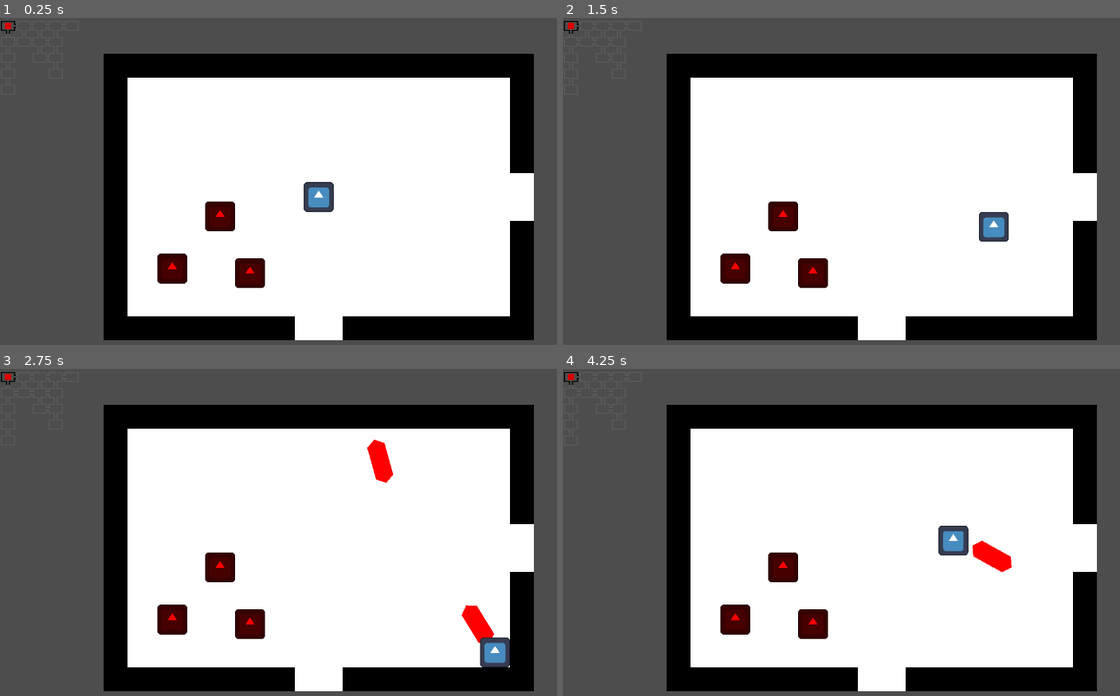
Above: before the commit, frames 1-4 (two rows, left to right).
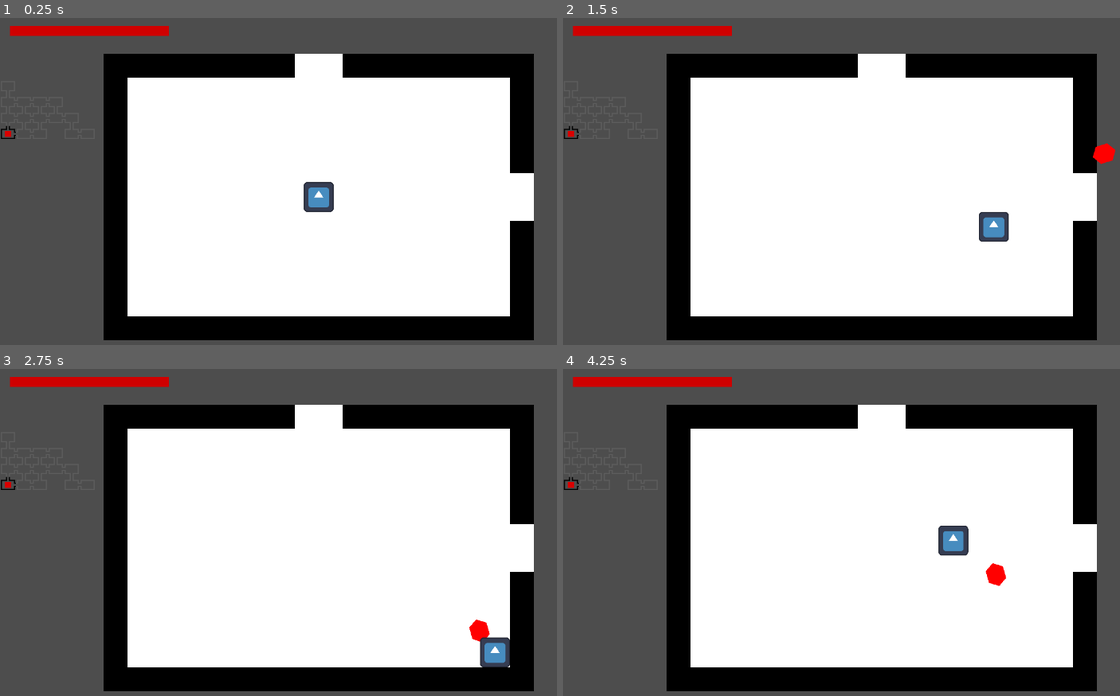
Above: after the commit, the same moments.

Repository: Marcim2489/jam-crie-games
Game: Godot game, scene res://cenas/main.tscn
The game is run twice, just before and just after one commit, with the same random seed, the same clock (stepped at 60 frames per second) and the same inputs. The engine's default icon, where the game draws it, is replaced by a stand-in: a white triangle on a blue panel in a dark square.
Inputs (mouse positions are in pixels of both pictures, inside the frame that each line leads up to):
- Up to frame 1 (0.25 s): no input
- Up to frame 2 (1.5 s): tap Enter at 0.5 s; move the mouse to (1019, 178) at 0.52 s; press the mouse at (1019, 178) at 0.53 s; hold Right (ui_right) 0.53-1.28 s; move the mouse to (752, 214) at 1.27 s; release the mouse at (752, 214) at 1.28 s; hold Down (ui_down) from 1.28 s (still down); click (752, 214) at 1.35 s
- Up to frame 3 (2.75 s): move the mouse to (384, 470) at 2.02 s; release Down (ui_down) at 2.03 s; press the mouse at (384, 470) at 2.03 s; hold Right (ui_right) from 2.03 s (still down)
- Up to frame 4 (4.25 s): move the mouse to (852, 620) at 2.77 s; release Right (ui_right) at 2.78 s; release the mouse at (852, 620) at 2.78 s; hold Up (ui_up) 2.78-3.53 s; click (852, 620) at 2.85 s; move the mouse to (1075, 601) at 3.52 s; press the mouse at (1075, 601) at 3.53 s; hold Left (ui_left) from 3.53 s (still down)

The runs differ from the first frame. In frame 1, 3.7% of the frame differs, in the area x 0-62%, y 0-99%; in frame 2, 3.9%; in frame 3, 4.4%, in the area x 0-89%, y 0-99%; in frame 4, 4.3%.

Commit message:
boomerang

Diff:
--- /dev/null
+++ b/cenas/boomerang.tscn
@@ -0,0 +1,53 @@
+[gd_scene format=3 uid="uid://c5t7hnfexwugc"]
+
+[ext_resource type="Script" uid="uid://dw02q7wtanupu" path="res://scripts/boomerang.gd" id="1_luaxi"]
+[ext_resource type="Script" uid="uid://c6yoph065dhpl" path="res://scripts/hitbox.gd" id="2_jcky1"]
+
+[sub_resource type="CapsuleShape2D" id="CapsuleShape2D_wx7i4"]
+radius = 6.0
+height = 14.0
+
+[node name="boomerang" type="CharacterBody2D" unique_id=1372900184 node_paths=PackedStringArray("voltarTimer", "lifeTimer", "detectorCenario", "hitbox")]
+script = ExtResource("1_luaxi")
+voltarTimer = NodePath("boomerangTimer")
+desaceleracao = 6000
+aceleracao = 10
+lifeTimer = NodePath("lifetimer")
+detectorCenario = NodePath("detector")
+hitbox = NodePath("hitbox")
+
+[node name="CollisionShape2D" type="CollisionShape2D" parent="." unique_id=1004631311]
+rotation = 1.5707964
+shape = SubResource("CapsuleShape2D_wx7i4")
+disabled = true
+
+[node name="Polygon2D" type="Polygon2D" parent="." unique_id=593141703]
+color = Color(1, 0, 0, 1)
+polygon = PackedVector2Array(4, -6, 8, 0, 4, 6, -4, 6, -8, 0, -4, -6)
+
+[node name="boomerangTimer" type="Timer" parent="." unique_id=293601230]
+wait_time = 0.33
+one_shot = true
+autostart = true
+
+[node name="lifetimer" type="Timer" parent="." unique_id=2084839932]
+wait_time = 1.5
+one_shot = true
+autostart = true
+
+[node name="detector" type="Area2D" parent="." unique_id=1000655803]
+collision_layer = 0
+collision_mask = 2
+
+[node name="CollisionShape2D" type="CollisionShape2D" parent="detector" unique_id=1818323868]
+rotation = 1.5707964
+shape = SubResource("CapsuleShape2D_wx7i4")
+
+[node name="hitbox" type="CharacterBody2D" parent="." unique_id=433768110]
+collision_layer = 8
+collision_mask = 0
+script = ExtResource("2_jcky1")
+
+[node name="CollisionShape2D" type="CollisionShape2D" parent="hitbox" unique_id=671292788]
+rotation = 1.5707964
+shape = SubResource("CapsuleShape2D_wx7i4")
--- a/cenas/inimigo.tscn
+++ b/cenas/inimigo.tscn
@@ -4,8 +4,15 @@
 [ext_resource type="Script" uid="uid://f1cgsdkjwa8j" path="res://scripts/entidade.gd" id="1_l8wry"]
 [ext_resource type="Script" uid="uid://bawd3nipgriib" path="res://scripts/hurtbox.gd" id="3_g2cae"]
 [ext_resource type="Script" uid="uid://c6yoph065dhpl" path="res://scripts/hitbox.gd" id="4_n5rp5"]
+[ext_resource type="Script" uid="uid://6qd1h3du7wy1" path="res://scripts/life_bar.gd" id="5_i1cxn"]
 
 [sub_resource type="RectangleShape2D" id="RectangleShape2D_wx7i4"]
+
+[sub_resource type="StyleBoxFlat" id="StyleBoxFlat_dthrb"]
+bg_color = Color(0, 0, 0, 0)
+
+[sub_resource type="StyleBoxFlat" id="StyleBoxFlat_a2pcx"]
+bg_color = Color(0.77, 0, 0, 1)
 
 [node name="inimigo" type="CharacterBody2D" unique_id=1516495147 node_paths=PackedStringArray("hurtbox", "guardaProjetil")]
 collision_layer = 4
@@ -40,3 +47,16 @@
 
 [node name="CollisionShape2D" type="CollisionShape2D" parent="hitbox" unique_id=1440946783]
 shape = SubResource("RectangleShape2D_wx7i4")
+
+[node name="ProgressBar" type="ProgressBar" parent="." unique_id=1295056947 node_paths=PackedStringArray("source")]
+offset_left = -10.0
+offset_top = 11.0
+offset_right = 10.0
+offset_bottom = 13.0
+theme_override_styles/background = SubResource("StyleBoxFlat_dthrb")
+theme_override_styles/fill = SubResource("StyleBoxFlat_a2pcx")
+step = 1.0
+value = 50.0
+show_percentage = false
+script = ExtResource("5_i1cxn")
+source = NodePath("../hurtbox")
--- a/cenas/main.tscn
+++ b/cenas/main.tscn
@@ -61,6 +61,7 @@
 [node name="CanvasLayer" type="CanvasLayer" parent="." unique_id=736991143]
 
 [node name="minimap" type="Node2D" parent="CanvasLayer" unique_id=1479556611 node_paths=PackedStringArray("baseMap", "visibleMap", "playerIcon")]
+position = Vector2(0, 57)
 scale = Vector2(2, 2)
 script = ExtResource("4_bhvw8")
 baseMap = NodePath("basemap")
--- a/cenas/player.tscn
+++ b/cenas/player.tscn
@@ -3,13 +3,21 @@
 [ext_resource type="Texture2D" uid="uid://njubn7lqiskg" path="res://assets/icon.svg" id="1_8or6t"]
 [ext_resource type="Script" uid="uid://b5xtub1q7iims" path="res://scripts/player.gd" id="1_unwft"]
 [ext_resource type="Script" uid="uid://bawd3nipgriib" path="res://scripts/hurtbox.gd" id="3_kthid"]
+[ext_resource type="Script" uid="uid://6qd1h3du7wy1" path="res://scripts/life_bar.gd" id="4_xojfc"]
 
 [sub_resource type="RectangleShape2D" id="RectangleShape2D_wx7i4"]
+
+[sub_resource type="StyleBoxFlat" id="StyleBoxFlat_wx7i4"]
+bg_color = Color(0.11, 0.11, 0.11, 1)
+
+[sub_resource type="StyleBoxFlat" id="StyleBoxFlat_kthid"]
+bg_color = Color(0.81, 0, 0, 1)
 
 [node name="player" type="CharacterBody2D" unique_id=175035773 node_paths=PackedStringArray("ataqueCooldown", "hurtbox", "guardaProjetil")]
 collision_layer = 2
 script = ExtResource("1_unwft")
 ataqueCooldown = NodePath("ataque cooldown")
+velocidadeProjetil = 250
 hurtbox = NodePath("hurtbox")
 guardaProjetil = NodePath("O")
 
@@ -40,3 +48,18 @@
 [node name="imunidade" type="Timer" parent="." unique_id=1038680018]
 wait_time = 0.7
 one_shot = true
+
+[node name="CanvasLayer" type="CanvasLayer" parent="." unique_id=1324677102]
+
+[node name="life bar" type="ProgressBar" parent="CanvasLayer" unique_id=1421212248 node_paths=PackedStringArray("source")]
+offset_left = 20.0
+offset_top = 16.0
+offset_right = 339.0
+offset_bottom = 36.0
+theme_override_styles/background = SubResource("StyleBoxFlat_wx7i4")
+theme_override_styles/fill = SubResource("StyleBoxFlat_kthid")
+step = 1.0
+value = 50.0
+show_percentage = false
+script = ExtResource("4_xojfc")
+source = NodePath("../../hurtbox")
--- /dev/null
+++ b/scripts/boomerang.gd
@@ -0,0 +1,58 @@
+extends Projetil
+class_name Boomerang
+
+@export var voltarTimer : Timer
+@export var desaceleracao : int = 4000
+@export var velocidadeMov : int = 60
+@export var aceleracao : int = 5
+var corpoLancador : Node2D
+var comecouVolta : bool = false
+
+func _ready() -> void:
+	if lifeTimer != null:
+		lifeTimer.timeout.connect(finalizarVida)
+	if detectorCenario != null:
+		detectorCenario.body_entered.connect(bodyEntered)
+		#detectorCenario.area_entered.connect(areaEntered)
+	#if hitbox:
+		#hitbox.atingiu.connect(aoAtingir)
+
+func lancar(velocidade: int, direcao : Vector2):
+	velocity = velocidade * direcao
+	velocidadeMov = velocidade
+	look_at(global_position + 10*direcao)
+
+func bodyEntered(body: Node2D):
+	if body == corpoLancador and voltarTimer.is_stopped():
+		#if body is Player:
+			#body.boomerangVoltou()
+		finalizarVida()
+
+func finalizarVida():
+	if corpoLancador is Player:
+		corpoLancador.boomerangVoltou()
+	call_deferred("queue_free")
+
+func aoAtingir():
+	#inimigosAtingidos += 1
+	#if(inimigosAtingidos >= penetracao):
+		#finalizarVida()
+	pass
+
+
+func _process(delta: float) -> void:
+	if(voltarTimer == null):
+		move_and_slide()
+		return;
+	if voltarTimer.is_stopped():
+		if comecouVolta == false:
+			velocity = velocity.move_toward(Vector2.ZERO, delta* desaceleracao)
+			if velocity.length() <= 1:
+				velocity = Vector2.ZERO
+				comecouVolta = true
+		else:
+			var direcao : Vector2 = (corpoLancador.global_position -
+			global_position).normalized()
+			velocity = velocity.move_toward(direcao * velocidadeMov, delta* desaceleracao)
+			velocidadeMov+=aceleracao
+	move_and_slide()
--- a/scripts/gerador_de_salas.gd
+++ b/scripts/gerador_de_salas.gd
@@ -28,7 +28,7 @@
 @export var player : Node2D
 @export var minimap : Minimap
 
-var primeiraSala : Vector2i = Vector2i(0,0)
+var primeiraSala : Vector2i
 
 func _input(event: InputEvent) -> void:
 	if event.is_action_pressed("resetar"):
@@ -43,6 +43,16 @@
 			y+=1
 		y=0
 		x+=1
+
+	primeiraSala = [
+	Vector2i(0,0), Vector2i(2,0), Vector2i(3,0), Vector2i(5,0),
+	Vector2i(0,2), Vector2i(5,2),
+	Vector2i(0,3), Vector2i(5,3),
+	Vector2i(0,5), Vector2i(2,5), Vector2i(3,5), Vector2i(5,5)
+	].pick_random()
+
+	if salasExistentes.has(primeiraSala) == false:
+		primeiraSala = salasExistentes.pick_random()
 
 	salasDisponiveis.append(primeiraSala)
 
--- /dev/null
+++ b/scripts/life_bar.gd
@@ -0,0 +1,11 @@
+extends ProgressBar
+
+@export var source : Hurtbox
+
+func _ready() -> void:
+	source.mudouVida.connect(atualizarDisplay)
+	atualizarDisplay(source.vidaAtual, source.vidaMaxima)
+
+func atualizarDisplay(vidaAtual : int, vidaMaxima: int):
+	max_value = vidaMaxima
+	value = vidaAtual
--- a/scripts/player.gd
+++ b/scripts/player.gd
@@ -5,8 +5,9 @@
 @export var velocidadeProjetil : int = 180
 @export var projectileOffset : int = 10
 var direcao : Vector2 = Vector2.ZERO
-
-const PROJETIL_PLAYER = preload("uid://dyofvx1o31s1q")
+var boomerangDisponivel : bool = true
+#const PROJETIL_PLAYER = preload("uid://dyofvx1o31s1q")
+const PROJETIL_PLAYER = preload("uid://c5t7hnfexwugc")
 
 func _process(_delta: float) -> void:
 	direcao = Vector2.ZERO
@@ -21,10 +22,21 @@
 	direcao = direcao.normalized()
 	velocity = velocidadeMovimento * direcao
 	move_and_slide()
-	if Input.is_action_pressed("ataque") and ataqueCooldown.is_stopped():
+	#if Input.is_action_pressed("ataque") and ataqueCooldown.is_stopped():
+		#var direcaoAtaque : Vector2 = (get_global_mouse_position() - global_position).normalized()
+		#var projetilInstancia : Projetil = PROJETIL_PLAYER.instantiate()
+		#guardaProjetil.add_child(projetilInstancia)
+		#projetilInstancia.global_position = global_position + direcaoAtaque*projectileOffset
+		#projetilInstancia.lancar(velocidadeProjetil, direcaoAtaque)
+		#ataqueCooldown.start()
+	if Input.is_action_pressed("ataque") and boomerangDisponivel:
 		var direcaoAtaque : Vector2 = (get_global_mouse_position() - global_position).normalized()
-		var projetilInstancia : Projetil = PROJETIL_PLAYER.instantiate()
+		var projetilInstancia : Boomerang = PROJETIL_PLAYER.instantiate()
 		guardaProjetil.add_child(projetilInstancia)
+		projetilInstancia.corpoLancador = self
 		projetilInstancia.global_position = global_position + direcaoAtaque*projectileOffset
 		projetilInstancia.lancar(velocidadeProjetil, direcaoAtaque)
-		ataqueCooldown.start()
+		boomerangDisponivel = false
+
+func boomerangVoltou():
+	boomerangDisponivel = true
--- a/scripts/projetil.gd
+++ b/scripts/projetil.gd
@@ -10,7 +10,6 @@
 func _ready() -> void:
 	if lifeTimer != null:
 		lifeTimer.timeout.connect(finalizarVida)
-		lifeTimer.start()
 	if detectorCenario != null:
 		detectorCenario.body_entered.connect(bodyEntered)
 		detectorCenario.area_entered.connect(areaEntered)
Not shown, added: scripts/boomerang.gd.uid
Not shown, added: scripts/life_bar.gd.uid
